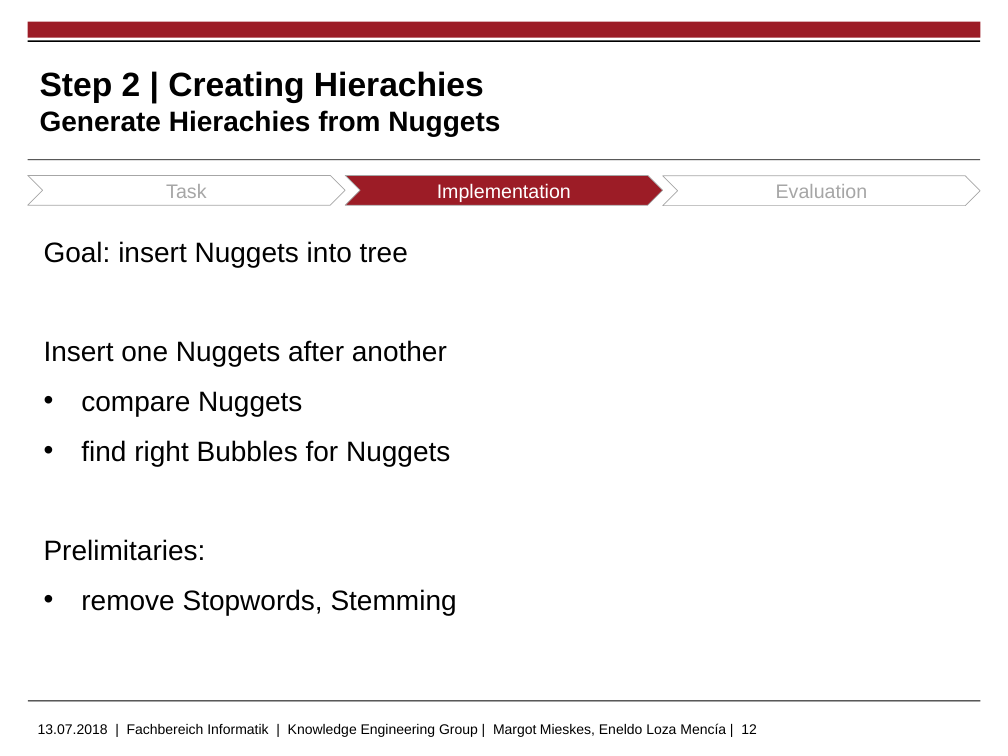
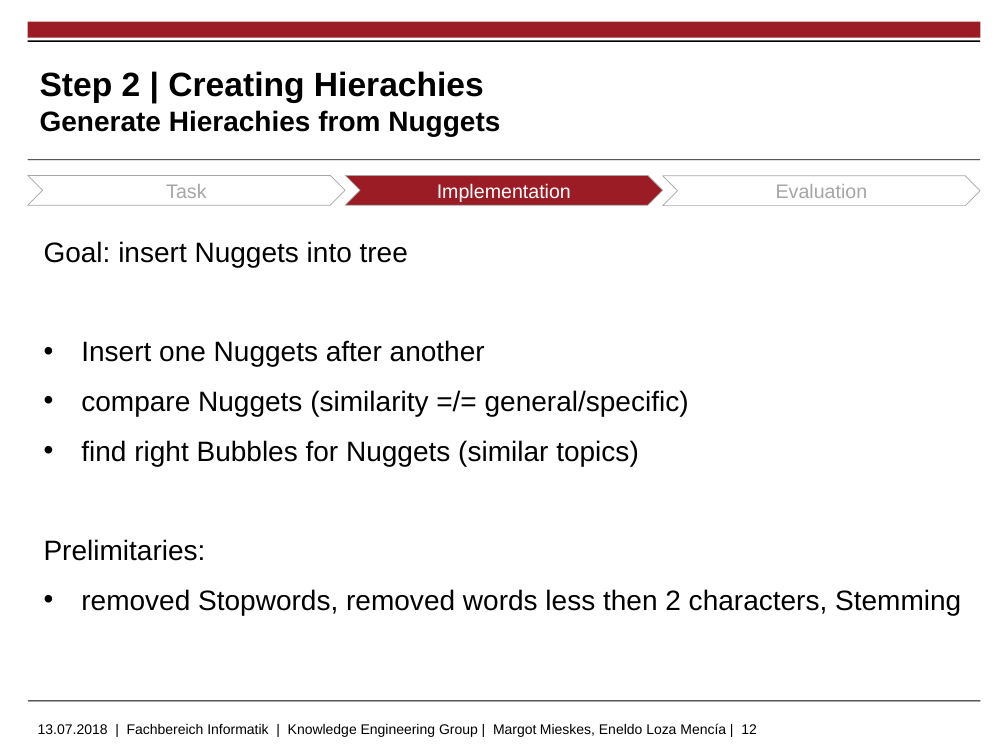
Before and after one commit to markushoehn/Auto_TextSum, a slide deck: slide 12 of presentation/20180713 Gruppe 5 - final m.pptx. Drawn at 1008x756 pixels with LibreOffice and Linux fonts; fonts in the diff are those of the drawing; background and template pictures are left out. Boxes give left, top, right and bottom in pixels: in the first picture for what was removed or moved away, otherwise in the second. Text is boxed around its words. In the diff, an @@ line names an element or a change of style, - is before the commit and + after.

```diff
--- a/presentation/20180713 Gruppe 5 - final m.pptx
+++ b/presentation/20180713 Gruppe 5 - final m.pptx
@@ text at (81,340,485,366): bullet none to • @@
@@ text at (81,390,689,466): text changed @@
-• compare Nuggets
-• find right Bubbles for Nuggets
+• compare Nuggets (similarity =/= general/specific)
+• find right Bubbles for Nuggets (similar topics)
@@ text at (81,589,961,615): text changed @@
-• remove Stopwords, Stemming
+• removed Stopwords, removed words less then 2 characters, Stemming
```
Also in this commit, not shown: 6 other slides changed, 8 other files.
